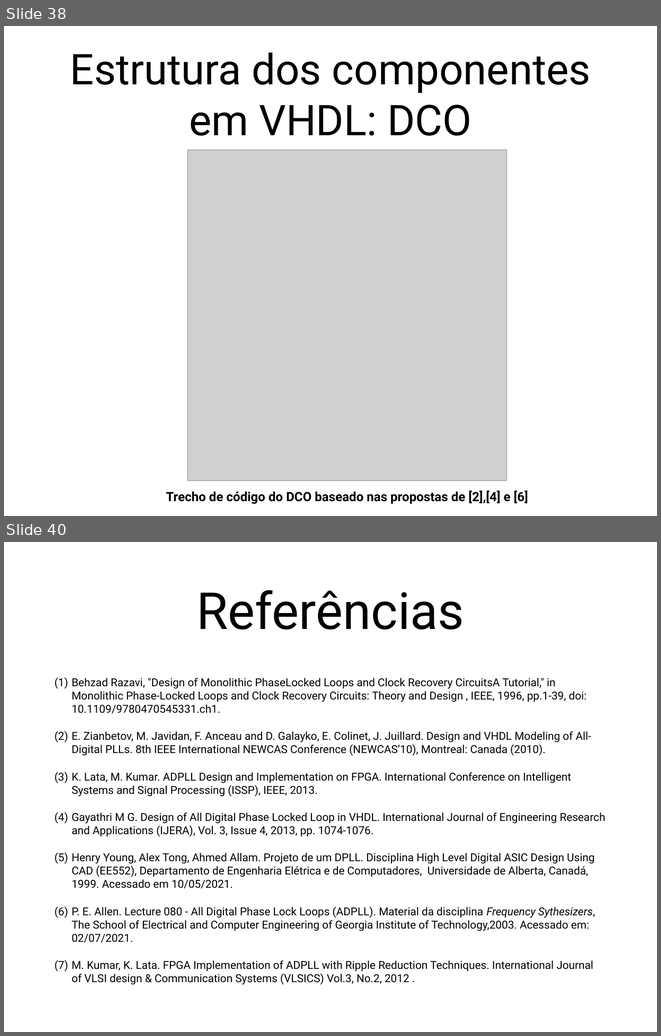
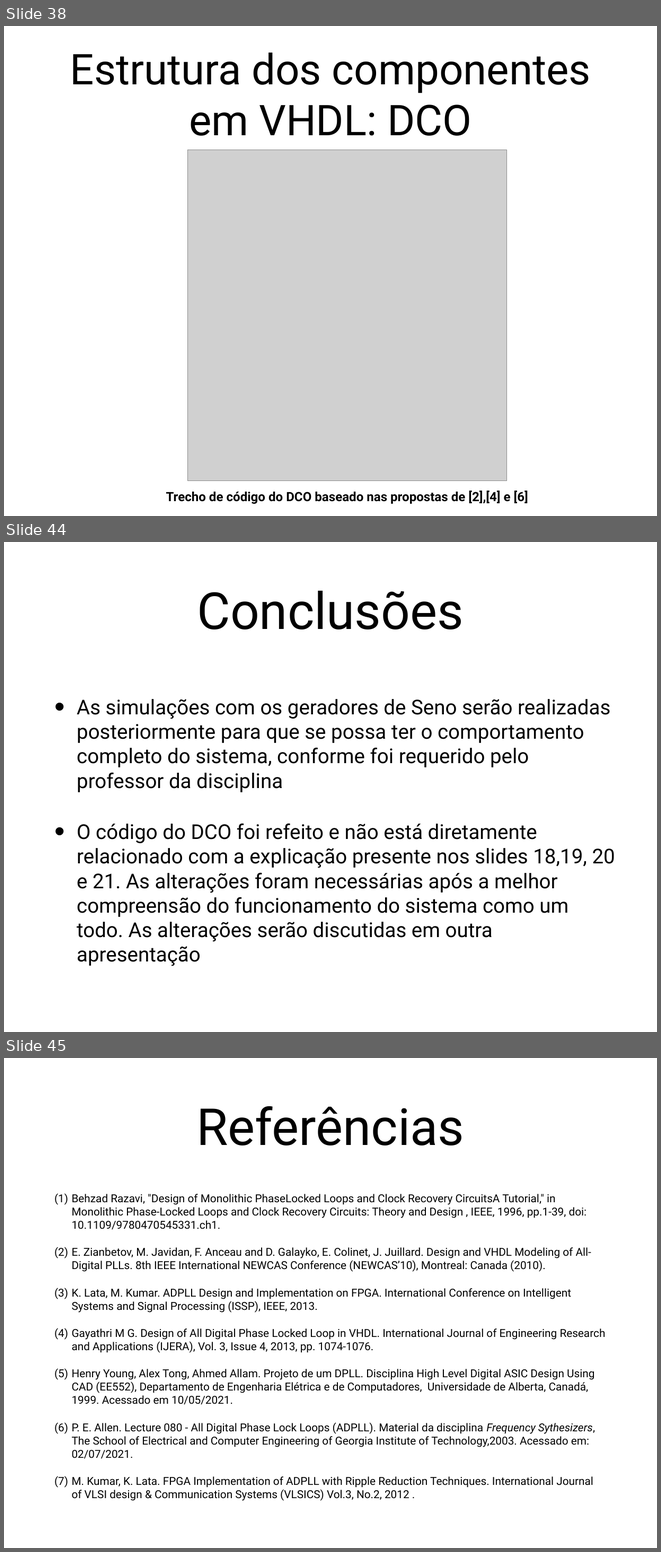
Before and after one commit to wwagner33/adpll-vhdl, a slide deck: trabalho-pll.pptx. Shown one above the other, each under a label of ours: slides 38 and 40 before the commit, slides 38, 44 and 45 after it; the slides between them are not shown. The pictures are 661x1036 and 661x1552 pixels, drawn with LibreOffice and Linux fonts; fonts in the diff are those of the drawing; grey boxes stand for pictures. Boxes give left, top, right and bottom in pixels: in the first picture for what was removed or moved away, otherwise in the second. Text is boxed around its words. In the diff, an @@ line names an element or a change of style, - is before the commit and + after.

```diff
--- a/trabalho-pll.pptx
+++ b/trabalho-pll.pptx
@@ slide 44 added at bbox=[4, 542, 657, 1032], background #FFFFFF @@
@@ title added at bbox=[197, 590, 463, 629], 80 pt, text #000000 @@
+Conclusões
@@ text added at bbox=[77, 699, 615, 966], 32 pt, text #000000 @@
+• As simulações com os geradores de Seno serão realizadas posteriormente para que se possa ter o comportamento completo do sistema, conforme foi requerido pelo professor da disciplina
+• O código do DCO foi refeito e não está diretamente relacionado com a explicação presente nos slides 18,19, 20 e 21. As alterações foram necessárias após a melhor compreensão do funcionamento do sistema como um todo. As alterações serão discutidas em outra apresentação
@@ what was slide 40 is now slide 45 @@
```
Also in this commit, not shown: 1 slide changed, 4 other slides added, 4 other files.
